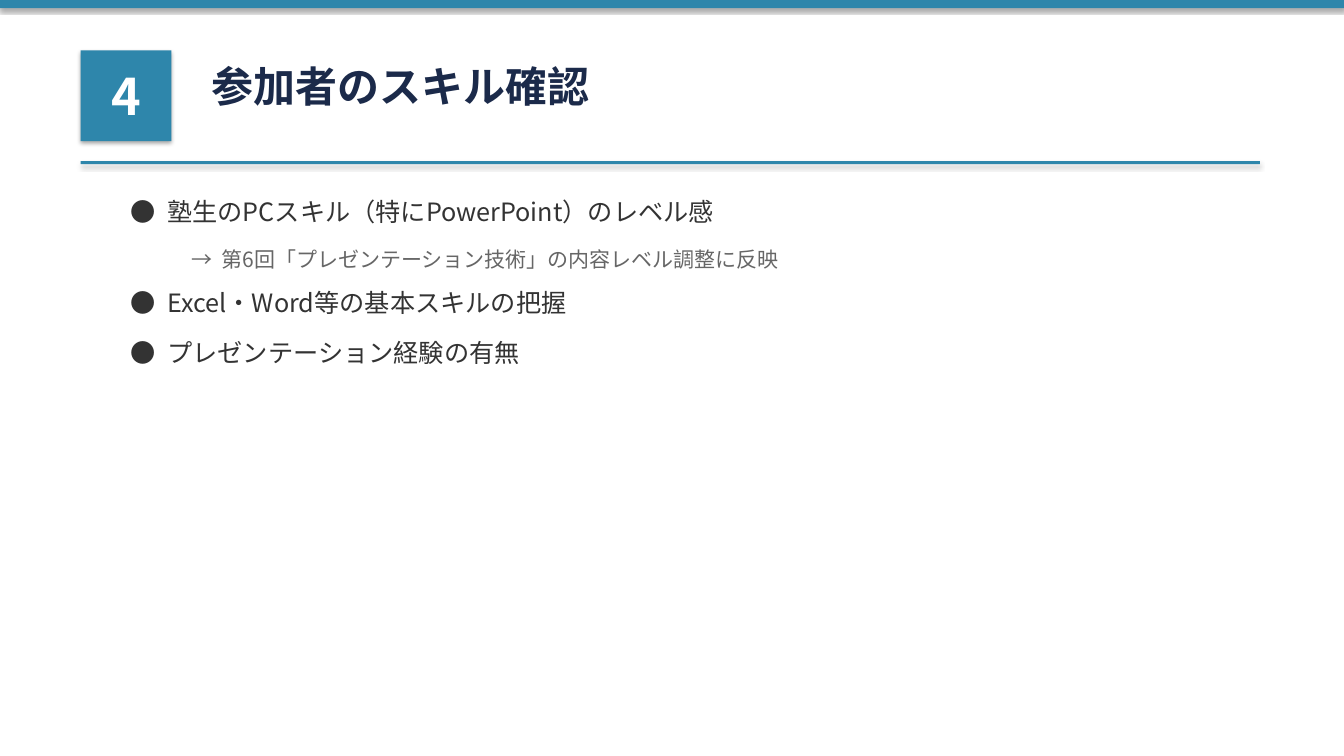
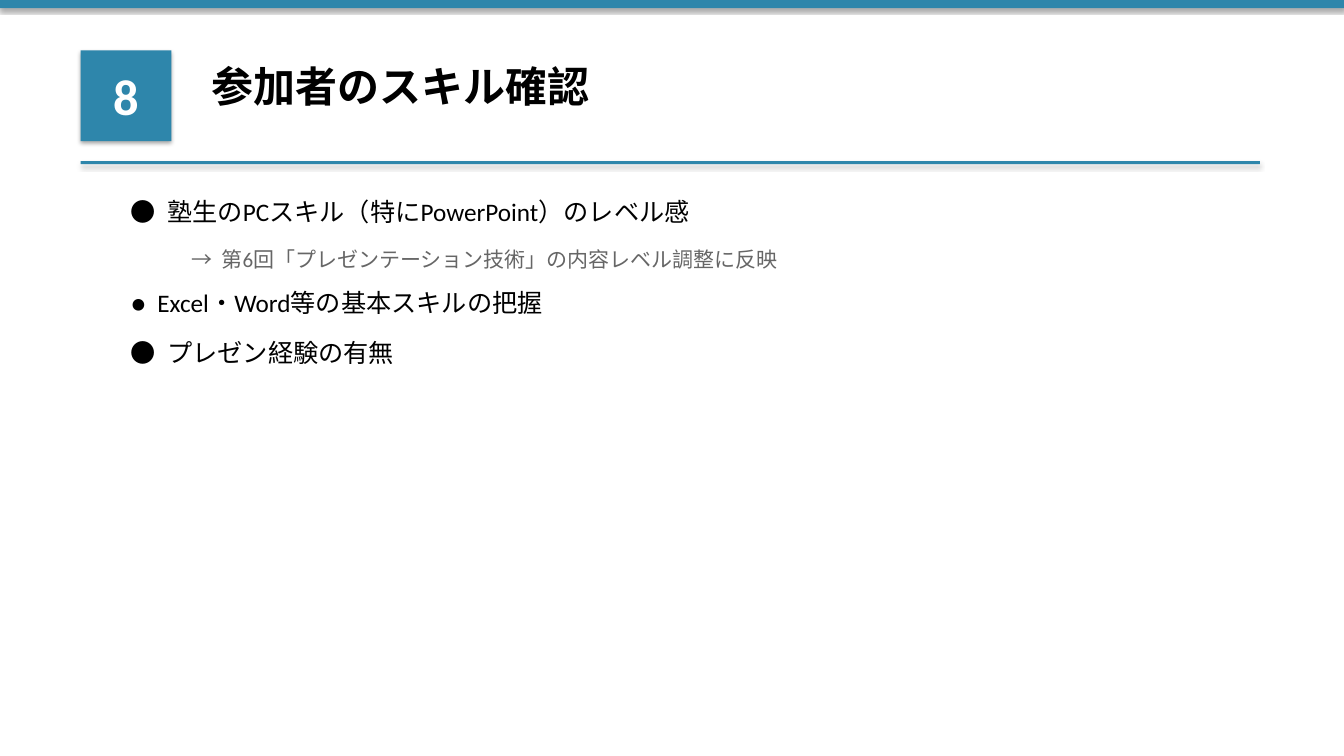
Before and after one commit to ennoshita-inc/training-taiko-kanri, a slide deck: slide 10 of clients/大晃産業/03_日程調整/【アジェンダ】20260323_打合せ.pptx (slide 6 before the commit). Drawn at 1344x756 pixels with LibreOffice and Linux fonts; fonts in the diff are those of the drawing. Boxes give left, top, right and bottom in pixels: in the first picture for what was removed or moved away, otherwise in the second. Text is boxed around its words. In the diff, an @@ line names an element or a change of style, - is before the commit and + after.

```diff
--- a/clients/大晃産業/03_日程調整/【アジェンダ】20260323_打合せ.pptx
+++ b/clients/大晃産業/03_日程調整/【アジェンダ】20260323_打合せ.pptx
@@ text "参加者のスキル確認" at [211, 66, 589, 106]: font Noto Sans CJK JP to Calibri, text colour #1B2A4A to #000000 @@
@@ text in rectangle at [113, 80, 139, 116]: text changed; font Noto Sans CJK JP to Calibri @@
-4
+8
@@ text "● 塾生のPCスキル（特にPowerPoint）のレベル感" at [167, 199, 689, 224]: font Noto Sans CJK JP to Calibri, text colour #333333 to #000000 @@
@@ text "→ 第6回「プレゼンテーション技術」の内容レベル調整に反映" at [222, 249, 778, 269]: font Noto Sans CJK JP to Calibri @@
@@ text "● Excel・Word等の基本スキルの把握" at [157, 291, 542, 314]: font Noto Sans CJK JP to Calibri, text colour #333333 to #000000 @@
@@ text at [167, 341, 394, 364]: text changed; font Noto Sans CJK JP to Calibri; text colour #333333 to #000000 @@
-● プレゼンテーション経験の有無
+● プレゼン経験の有無
```
Also in this commit, not shown: 13 other slides changed, 3 slides added, 1 slide removed, 2 other files.
